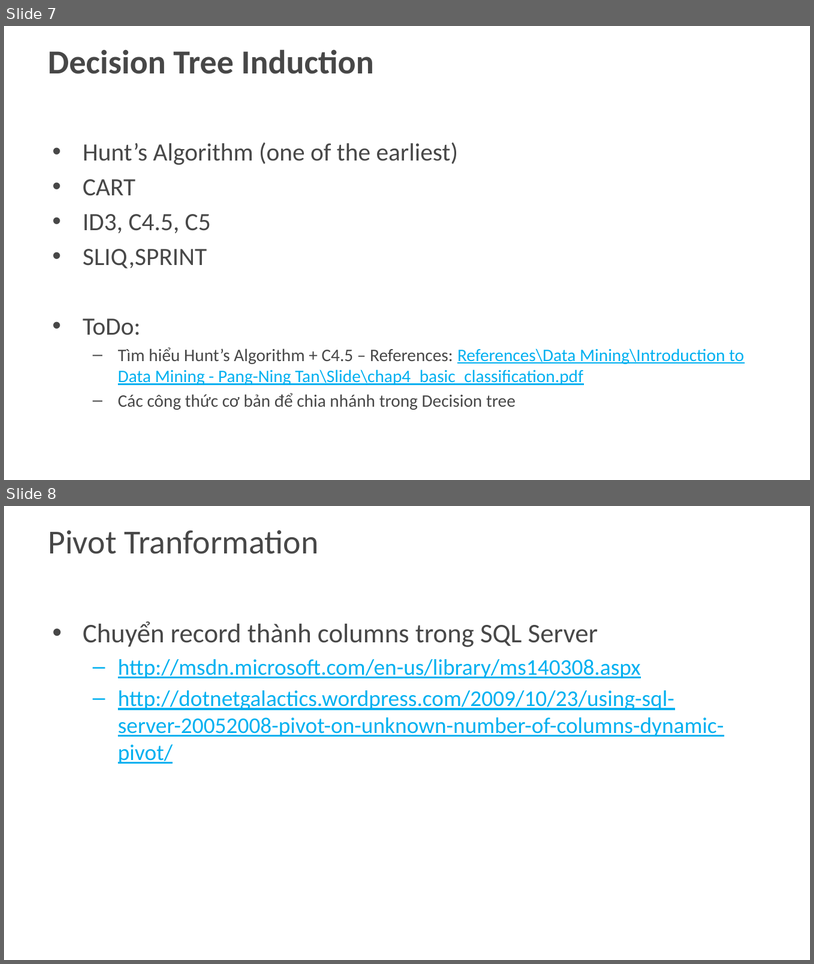
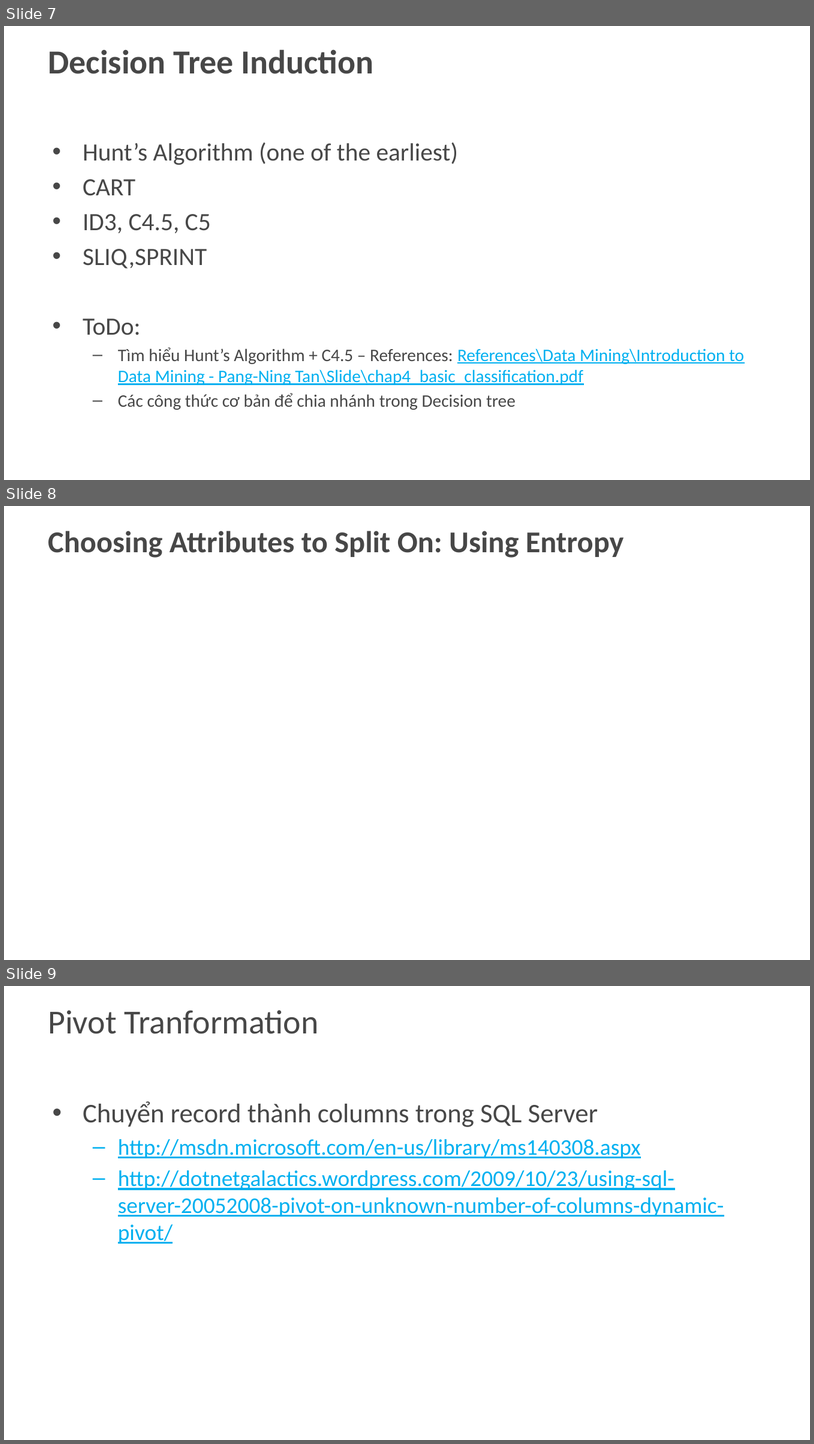
Before and after one commit to khanhduy94/jobzoom, a slide deck: Documents/DataMining.pptx. Shown one above the other, each under a label of ours: slides 7 and 8 before the commit, slides 7, 8 and 9 after it. The pictures are 814x964 and 814x1444 pixels, drawn with LibreOffice and Linux fonts; fonts in the diff are those of the drawing; background and template pictures are left out. Boxes give left, top, right and bottom in pixels: in the first picture for what was removed or moved away, otherwise in the second. Text is boxed around its words. In the diff, an @@ line names an element or a change of style, - is before the commit and + after.

```diff
--- a/Documents/DataMining.pptx
+++ b/Documents/DataMining.pptx
@@ slide 8 added at (x1=4, y1=506, x2=810, y2=960), background picture (left out) @@
@@ title added at (x1=48, y1=531, x2=624, y2=558), 27 pt, text #474747, bold @@
+Choosing Attributes to Split On: Using Entropy
@@ what was slide 8 is now slide 9 @@
```
Also in this commit, not shown: 4 other files.
